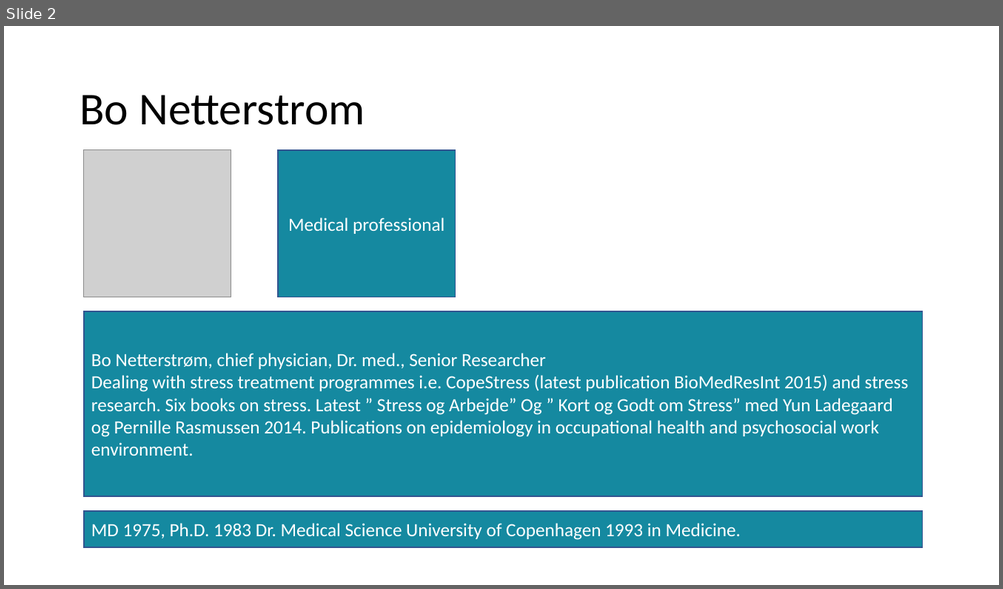
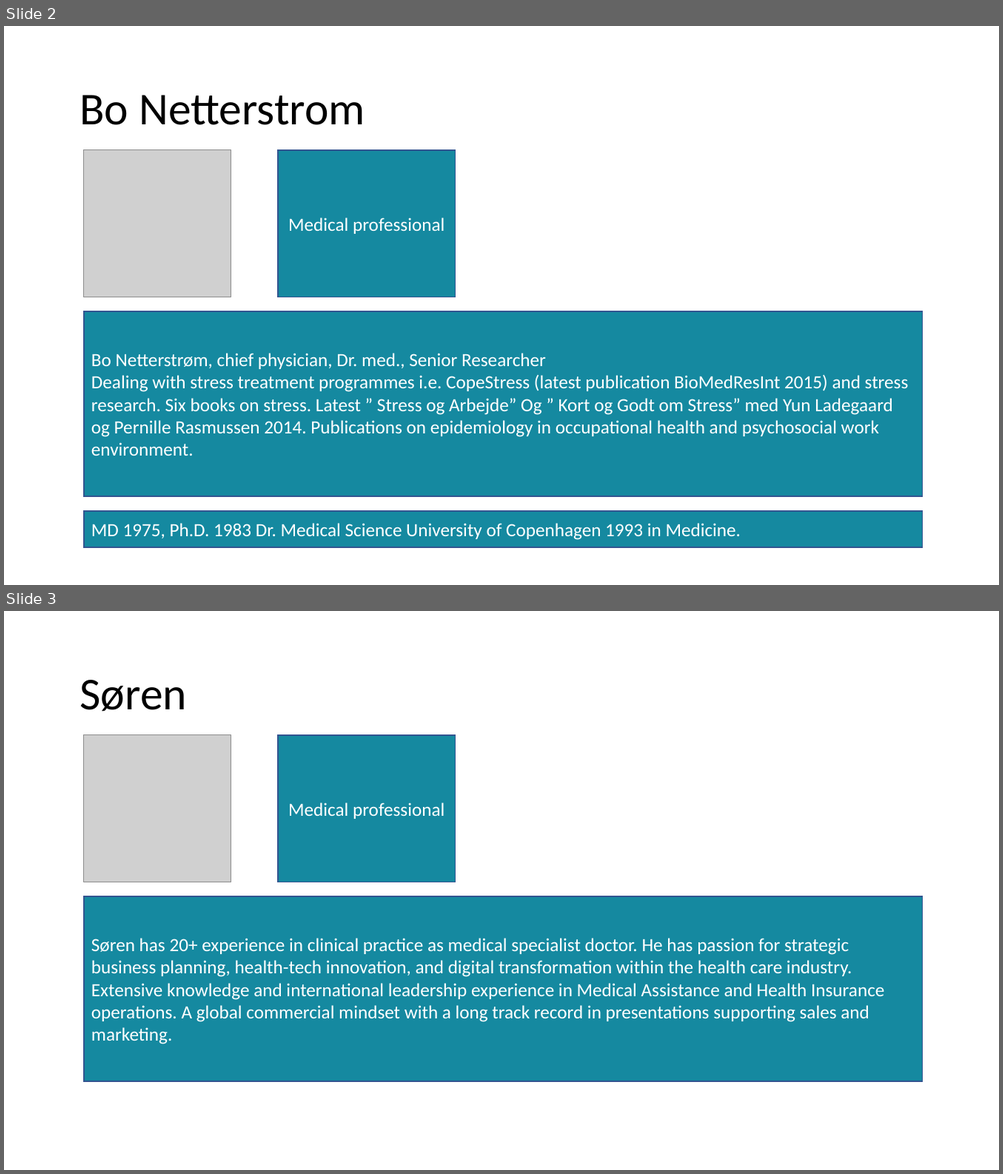
Before and after one commit to PetyaFerreiraDeveloper/sumondo, a slide deck: profiles/profiles.pptx. Shown one above the other, each under a label of ours: slide 2 before the commit, slides 2 and 3 after it. The pictures are 1003x589 and 1003x1174 pixels, drawn with LibreOffice and Linux fonts; fonts in the diff are those of the drawing; grey boxes stand for pictures. Boxes give left, top, right and bottom in pixels: in the first picture for what was removed or moved away, otherwise in the second. Text is boxed around its words. In the diff, an @@ line names an element or a change of style, - is before the commit and + after.

```diff
--- a/profiles/profiles.pptx
+++ b/profiles/profiles.pptx
@@ slide 3 added at [4,611,999,1170], background #FFFFFF @@
@@ title added at [79,680,186,712], 44 pt, text #000000 @@
+Søren
@@ picture added at [84,735,231,883] @@
@@ rectangle added at [278,735,455,883], fill #1589A0, outline #325491 1 pt, 18 pt, text #FFFFFF @@
+Medical professional
@@ rectangle added at [84,897,922,1082], fill #1589A0, outline #325491 1 pt, 18 pt, text #FFFFFF @@
+Søren has 20+ experience in clinical practice as medical specialist doctor. He has passion for strategic business planning, health-tech innovation, and digital transformation within the health care industry. Extensive knowledge and international leadership experience in Medical Assistance and Health Insurance operations. A global commercial mindset with a long track record in presentations supporting sales and marketing.
```
Also in this commit, not shown: 6 slides changed, 5 other files.
